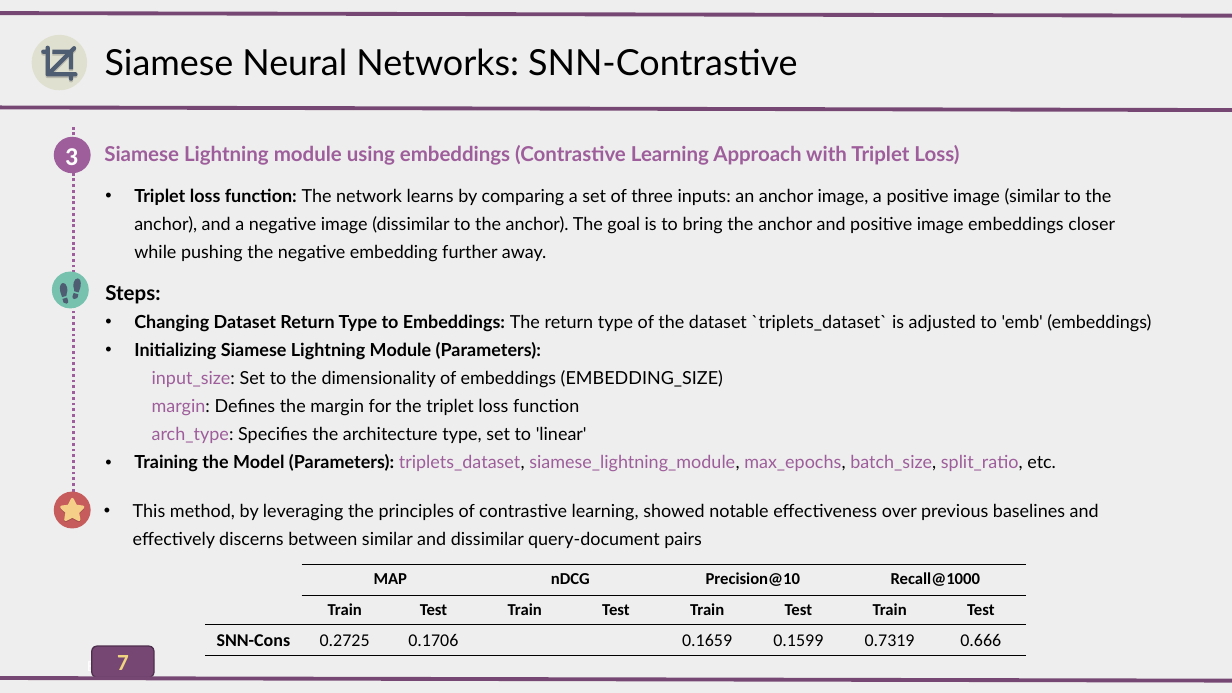
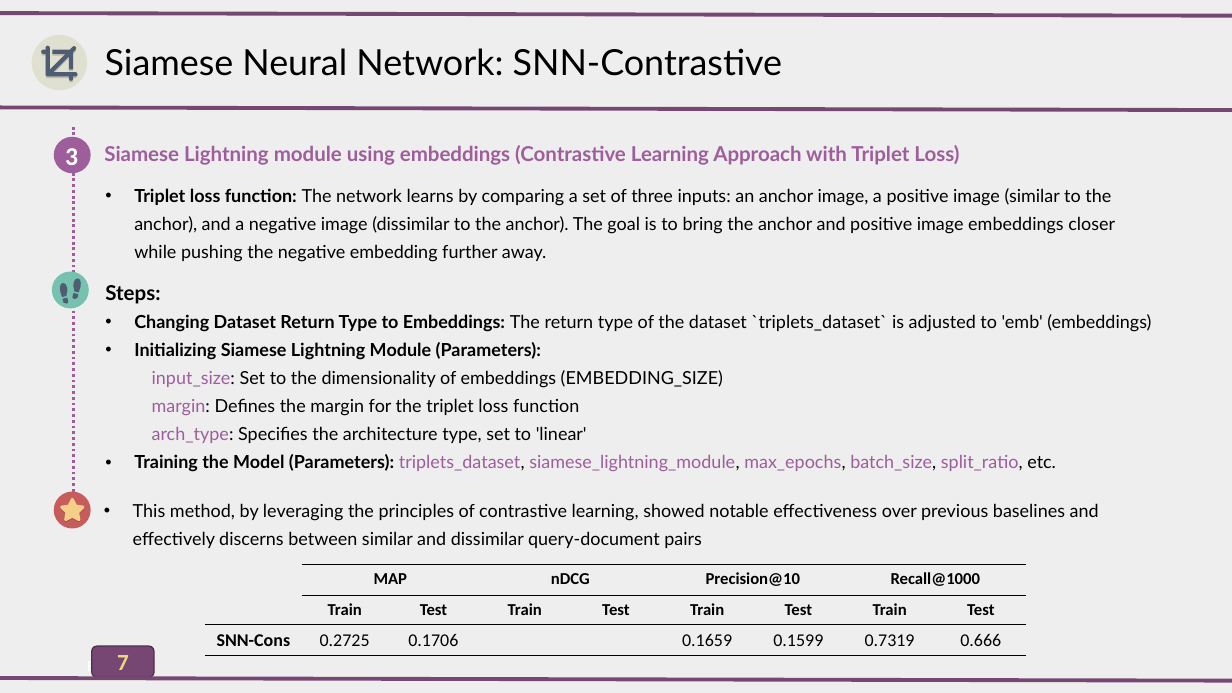
Before and after one commit to AlirezaAccelerates/IR_DSI_project, a slide deck: slide 7 of D/[P] Information Retrieval Project.pptx. Drawn at 1232x693 pixels with LibreOffice and Linux fonts; fonts in the diff are those of the drawing. Boxes give left, top, right and bottom in pixels: in the first picture for what was removed or moved away, otherwise in the second. Text is boxed around its words. In the diff, an @@ line names an element or a change of style, - is before the commit and + after.

```diff
--- a/D/[P] Information Retrieval Project.pptx
+++ b/D/[P] Information Retrieval Project.pptx
@@ text at [105,48,782,76]: text changed @@
-Siamese Neural Networks: SNN-Contrastive
+Siamese Neural Network: SNN-Contrastive
```
Also in this commit, not shown: 3 other slides changed, 1 other file.
